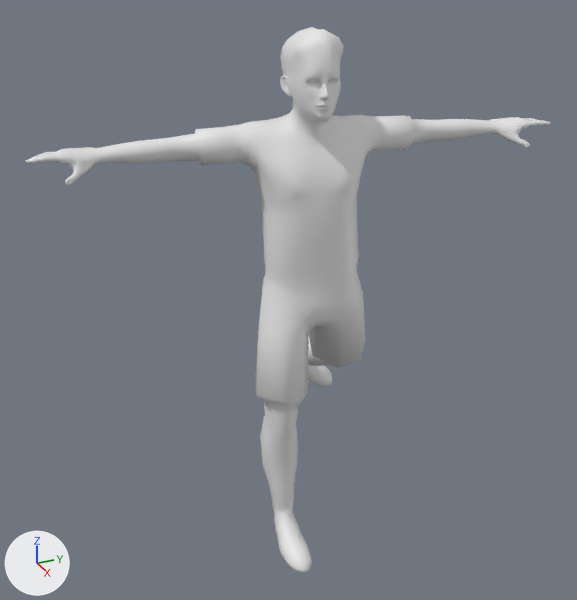
The OBJ model res/playerAnim/player_000036.obj, before and after one commit.
The view is the same before and after, from a 50 mm lens placed at (11.18, -5.35, 5.68), pointed at (-0.55, -0.07, -0.19). The lights are fixed; the arrows at lower left show +X, +Y and +Z. Where no turn or scale is listed for an object, it has been applied to the vertices.

The scene before the commit, as lines of its bpy script (objects in view):
```python
me_soccerplayer_mesh = bpy.data.meshes.new('soccerplayer_mesh')
me_soccerplayer_mesh.from_pydata(...)  # 2430 vertices, 4792 faces; spans x -3.02..1.7, y -4.19..4.16, z -4.29..4.46
ob_soccerplayer_mesh = bpy.data.objects.new('soccerplayer_mesh', me_soccerplayer_mesh)
ob_soccerplayer_mesh.location = (0.0, 0.0, 0.0)
```
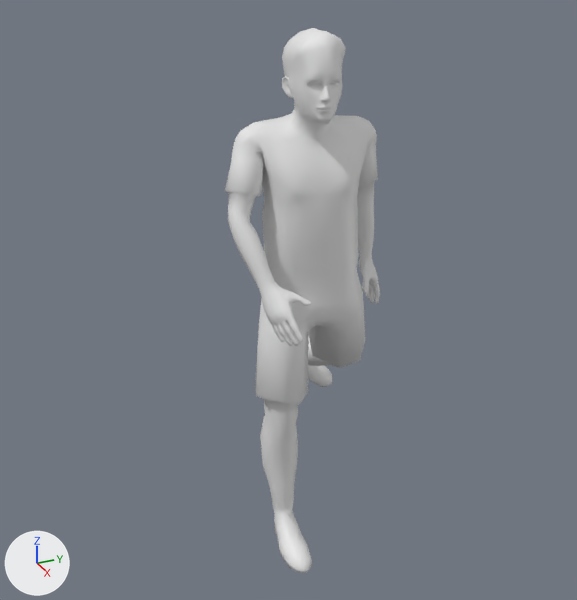
Pixel boxes (x1, y1, x2, y2) of what changed, in the pictures (577 x 600 px; the box of a moved part takes in the faces that stretch with it):
'soccerplayer_mesh', reshaped (70% narrower): before (26, 27, 551, 573); after (225, 28, 380, 573)
part 1 of me_soccerplayer_mesh, moved or reshaped: before (26, 27, 551, 290); after (225, 28, 380, 346)

The change, as a list of edits to the scene's bpy script:
```text
Change me_soccerplayer_mesh:
    used by ob_soccerplayer_mesh; location = (0.0, 0.0, 0.0)
    remove me_soccerplayer_mesh.from_pydata(...)  # 2430 vertices, 4792 faces; spans x -3.02..1.7, y -4.19..4.16, z -4.29..4.46
    add me_soccerplayer_mesh.from_pydata(...)  # 2430 vertices, 4792 faces; spans x -3.02..1.7, y -1.45..1.88, z -4.29..4.45
    me_soccerplayer_mesh part 1: 1945 of 2430 vertices moved; they spanned x -0.62..0.93, y -4.19..4.16, z 0.8..4.46 and now span x -0.45..1.62, y -1.45..1.48, z -0.37..4.45; mean shift (0.24, 0.08, -1.18); largest move (-0.34, -4.19, 2.8) -> (1.54, -0.85, 0.08)
```
